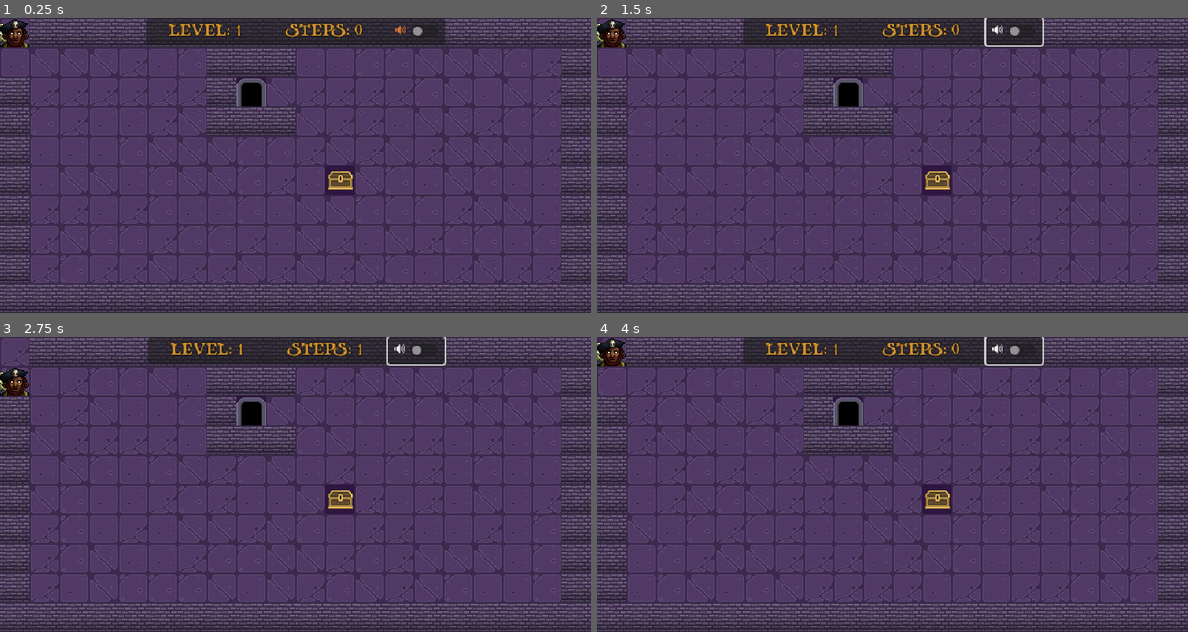
Above: before the commit, frames 1-4 (two rows, left to right).
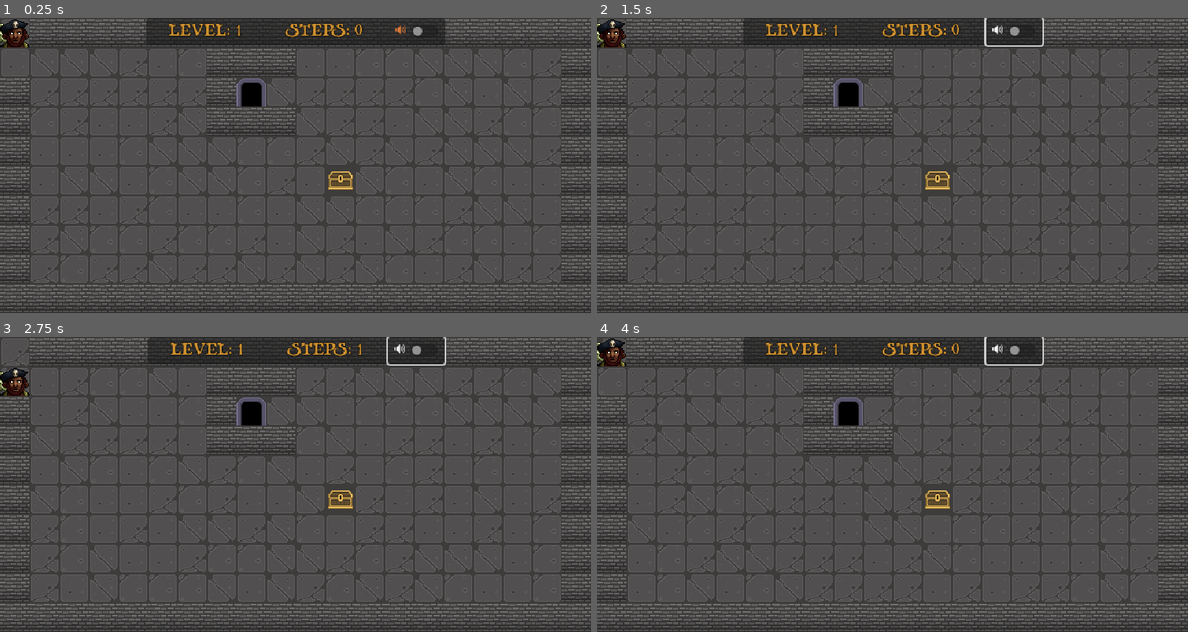
Above: after the commit, the same moments.

Repository: rdoetjes/pirateban
Game: Godot game, scene res://Game.tscn
The game is run twice, just before and just after one commit, with the same random seed, the same clock (stepped at 60 frames per second) and the same inputs.
Inputs:
- Up to frame 1 (0.25 s): no input
- Up to frame 2 (1.5 s): click "🔊" at 0.5 s; tap Enter at 1.25 s; hold Right (ui_right) from 1.28 s (still down)
- Up to frame 3 (2.75 s): tap R (restart) at 2 s; release Right (ui_right) at 2.03 s; hold Down (ui_down) from 2.03 s (still down)
- Up to frame 4 (4 s): tap R (restart) at 2.75, 3.5 s; release Down (ui_down) at 2.78 s; hold Right (ui_right) 2.78-3.53 s; hold Up (ui_up) from 3.53 s (still down)

The runs differ from the first frame. In frame 1, 0.3% of the frame differs, in the area x 40-60%, y 20-60%; in frame 2, 0.3%; in frame 3, 0.3%; in frame 4, 0.3%.

Commit message:
recoloured bg tiles

Diff:
--- a/Game.gd
+++ b/Game.gd
@@ -39,10 +39,10 @@
 				'W':
 					PlayField.set_cell(0, Vector2i(x, y), 0, wall_tiles.pick_random())
 				"D":
-					PlayField.set_cell(0, Vector2i(x, y), 1, Vector2i(6,4))
+					PlayField.set_cell(0, Vector2i(x, y), 0, Vector2i(6,4))
 				"T":
 					PlayField.set_cell(0, Vector2i(x, y), 0, empty_tiles.pick_random())
-					PlayField.set_cell(0, Vector2i(x, y), 1, Vector2i(6,2))
+					PlayField.set_cell(0, Vector2i(x, y), 0, Vector2i(6,2))
 				"P":
 					PlayField.set_cell(0, Vector2i(x, y), 0, empty_tiles.pick_random())
 					Player.set_grid_position(Vector2i(x, y), false)
--- a/Game.tscn
+++ b/Game.tscn
@@ -167,167 +167,10 @@
 3:5/0/physics_layer_0/linear_velocity = Vector2(0, 0)
 3:5/0/physics_layer_0/angular_velocity = 0.0
 
-[sub_resource type="TileSetAtlasSource" id="TileSetAtlasSource_m13oh"]
-texture = ExtResource("2_excr5")
-texture_region_size = Vector2i(32, 32)
-0:0/0 = 0
-0:0/0/physics_layer_0/linear_velocity = Vector2(0, 0)
-0:0/0/physics_layer_0/angular_velocity = 0.0
-1:0/0 = 0
-1:0/0/physics_layer_0/linear_velocity = Vector2(0, 0)
-1:0/0/physics_layer_0/angular_velocity = 0.0
-2:0/0 = 0
-2:0/0/physics_layer_0/linear_velocity = Vector2(0, 0)
-2:0/0/physics_layer_0/angular_velocity = 0.0
-3:0/0 = 0
-3:0/0/physics_layer_0/linear_velocity = Vector2(0, 0)
-3:0/0/physics_layer_0/angular_velocity = 0.0
-4:0/0 = 0
-4:0/0/physics_layer_0/linear_velocity = Vector2(0, 0)
-4:0/0/physics_layer_0/angular_velocity = 0.0
-5:0/0 = 0
-5:0/0/physics_layer_0/linear_velocity = Vector2(0, 0)
-5:0/0/physics_layer_0/angular_velocity = 0.0
-6:0/0 = 0
-6:0/0/physics_layer_0/linear_velocity = Vector2(0, 0)
-6:0/0/physics_layer_0/angular_velocity = 0.0
-0:1/0 = 0
-0:1/0/physics_layer_0/linear_velocity = Vector2(0, 0)
-0:1/0/physics_layer_0/angular_velocity = 0.0
-1:1/0 = 0
-1:1/0/physics_layer_0/linear_velocity = Vector2(0, 0)
-1:1/0/physics_layer_0/angular_velocity = 0.0
-2:1/0 = 0
-2:1/0/physics_layer_0/linear_velocity = Vector2(0, 0)
-2:1/0/physics_layer_0/angular_velocity = 0.0
-3:1/0 = 0
-3:1/0/physics_layer_0/linear_velocity = Vector2(0, 0)
-3:1/0/physics_layer_0/angular_velocity = 0.0
-4:1/0 = 0
-4:1/0/physics_layer_0/linear_velocity = Vector2(0, 0)
-4:1/0/physics_layer_0/angular_velocity = 0.0
-5:1/0 = 0
-5:1/0/physics_layer_0/linear_velocity = Vector2(0, 0)
-5:1/0/physics_layer_0/angular_velocity = 0.0
-6:1/0 = 0
-6:1/0/physics_layer_0/linear_velocity = Vector2(0, 0)
-6:1/0/physics_layer_0/angular_velocity = 0.0
-0:2/0 = 0
-0:2/0/physics_layer_0/linear_velocity = Vector2(0, 0)
-0:2/0/physics_layer_0/angular_velocity = 0.0
-1:2/0 = 0
-1:2/0/physics_layer_0/linear_velocity = Vector2(0, 0)
-1:2/0/physics_layer_0/angular_velocity = 0.0
-2:2/0 = 0
-2:2/0/physics_layer_0/linear_velocity = Vector2(0, 0)
-2:2/0/physics_layer_0/angular_velocity = 0.0
-3:2/0 = 0
-3:2/0/physics_layer_0/linear_velocity = Vector2(0, 0)
-3:2/0/physics_layer_0/angular_velocity = 0.0
-4:2/0 = 0
-4:2/0/physics_layer_0/linear_velocity = Vector2(0, 0)
-4:2/0/physics_layer_0/angular_velocity = 0.0
-5:2/0 = 0
-5:2/0/physics_layer_0/linear_velocity = Vector2(0, 0)
-5:2/0/physics_layer_0/angular_velocity = 0.0
-6:2/0 = 0
-6:2/0/physics_layer_0/linear_velocity = Vector2(0, 0)
-6:2/0/physics_layer_0/angular_velocity = 0.0
-6:2/0/physics_layer_0/polygon_0/points = PackedVector2Array(-16, -16, 16, -16, 16, 16, -16, 16)
-0:3/0 = 0
-0:3/0/physics_layer_0/linear_velocity = Vector2(0, 0)
-0:3/0/physics_layer_0/angular_velocity = 0.0
-1:3/0 = 0
-1:3/0/physics_layer_0/linear_velocity = Vector2(0, 0)
-1:3/0/physics_layer_0/angular_velocity = 0.0
-2:3/0 = 0
-2:3/0/physics_layer_0/linear_velocity = Vector2(0, 0)
-2:3/0/physics_layer_0/angular_velocity = 0.0
-3:3/0 = 0
-3:3/0/physics_layer_0/linear_velocity = Vector2(0, 0)
-3:3/0/physics_layer_0/angular_velocity = 0.0
-4:3/0 = 0
-4:3/0/physics_layer_0/linear_velocity = Vector2(0, 0)
-4:3/0/physics_layer_0/angular_velocity = 0.0
-5:3/0 = 0
-5:3/0/physics_layer_0/linear_velocity = Vector2(0, 0)
-5:3/0/physics_layer_0/angular_velocity = 0.0
-6:3/0 = 0
-6:3/0/physics_layer_0/linear_velocity = Vector2(0, 0)
-6:3/0/physics_layer_0/angular_velocity = 0.0
-0:4/0 = 0
-0:4/0/physics_layer_0/linear_velocity = Vector2(0, 0)
-0:4/0/physics_layer_0/angular_velocity = 0.0
-1:4/0 = 0
-1:4/0/physics_layer_0/linear_velocity = Vector2(0, 0)
-1:4/0/physics_layer_0/angular_velocity = 0.0
-2:4/0 = 0
-2:4/0/physics_layer_0/linear_velocity = Vector2(0, 0)
-2:4/0/physics_layer_0/angular_velocity = 0.0
-3:4/0 = 0
-3:4/0/physics_layer_0/linear_velocity = Vector2(0, 0)
-3:4/0/physics_layer_0/angular_velocity = 0.0
-4:4/0 = 0
-4:4/0/physics_layer_0/linear_velocity = Vector2(0, 0)
-4:4/0/physics_layer_0/angular_velocity = 0.0
-5:4/0 = 0
-5:4/0/physics_layer_0/linear_velocity = Vector2(0, 0)
-5:4/0/physics_layer_0/angular_velocity = 0.0
-6:4/0 = 0
-6:4/0/physics_layer_0/linear_velocity = Vector2(0, 0)
-6:4/0/physics_layer_0/angular_velocity = 0.0
-6:4/0/physics_layer_0/polygon_0/points = PackedVector2Array(-16, -16, 16, -16, 16, 16, -16, 16)
-0:5/0 = 0
-0:5/0/physics_layer_0/linear_velocity = Vector2(0, 0)
-0:5/0/physics_layer_0/angular_velocity = 0.0
-1:5/0 = 0
-1:5/0/physics_layer_0/linear_velocity = Vector2(0, 0)
-1:5/0/physics_layer_0/angular_velocity = 0.0
-2:5/0 = 0
-2:5/0/physics_layer_0/linear_velocity = Vector2(0, 0)
-2:5/0/physics_layer_0/angular_velocity = 0.0
-4:5/0 = 0
-4:5/0/physics_layer_0/linear_velocity = Vector2(0, 0)
-4:5/0/physics_layer_0/angular_velocity = 0.0
-5:5/0 = 0
-5:5/0/physics_layer_0/linear_velocity = Vector2(0, 0)
-5:5/0/physics_layer_0/angular_velocity = 0.0
-6:5/0 = 0
-6:5/0/physics_layer_0/linear_velocity = Vector2(0, 0)
-6:5/0/physics_layer_0/angular_velocity = 0.0
-0:6/0 = 0
-0:6/0/physics_layer_0/linear_velocity = Vector2(0, 0)
-0:6/0/physics_layer_0/angular_velocity = 0.0
-1:6/0 = 0
-1:6/0/physics_layer_0/linear_velocity = Vector2(0, 0)
-1:6/0/physics_layer_0/angular_velocity = 0.0
-2:6/0 = 0
-2:6/0/physics_layer_0/linear_velocity = Vector2(0, 0)
-2:6/0/physics_layer_0/angular_velocity = 0.0
-4:6/0 = 0
-4:6/0/physics_layer_0/linear_velocity = Vector2(0, 0)
-4:6/0/physics_layer_0/angular_velocity = 0.0
-5:6/0 = 0
-5:6/0/physics_layer_0/linear_velocity = Vector2(0, 0)
-5:6/0/physics_layer_0/angular_velocity = 0.0
-6:6/0 = 0
-6:6/0/physics_layer_0/linear_velocity = Vector2(0, 0)
-6:6/0/physics_layer_0/angular_velocity = 0.0
-0:7/0 = 0
-0:7/0/physics_layer_0/linear_velocity = Vector2(0, 0)
-0:7/0/physics_layer_0/angular_velocity = 0.0
-1:7/0 = 0
-1:7/0/physics_layer_0/linear_velocity = Vector2(0, 0)
-1:7/0/physics_layer_0/angular_velocity = 0.0
-2:7/0 = 0
-2:7/0/physics_layer_0/linear_velocity = Vector2(0, 0)
-2:7/0/physics_layer_0/angular_velocity = 0.0
-
 [sub_resource type="TileSet" id="TileSet_yvl2m"]
 tile_size = Vector2i(32, 32)
 physics_layer_0/collision_layer = 1
 sources/0 = SubResource("TileSetAtlasSource_37i2f")
-sources/1 = SubResource("TileSetAtlasSource_m13oh")
 
 [sub_resource type="Theme" id="Theme_tfcet"]
 default_font = ExtResource("3_smxhm")
--- a/project.godot
+++ b/project.godot
@@ -45,4 +45,4 @@
 textures/canvas_textures/default_texture_filter=0
 renderer/rendering_method="gl_compatibility"
 renderer/rendering_method.mobile="gl_compatibility"
-environment/defaults/default_clear_color=Color(0.180392, 0.0862745, 0.25098, 1)
+environment/defaults/default_clear_color=Color(0.239216, 0.235294, 0.231373, 1)
Not shown: 1 places in Game.tscn that only renumber resources
Binary file changed: tiles/Full.png
Binary file added: tiles/Full_.png
Not shown, added: tiles/Full_.png.import
